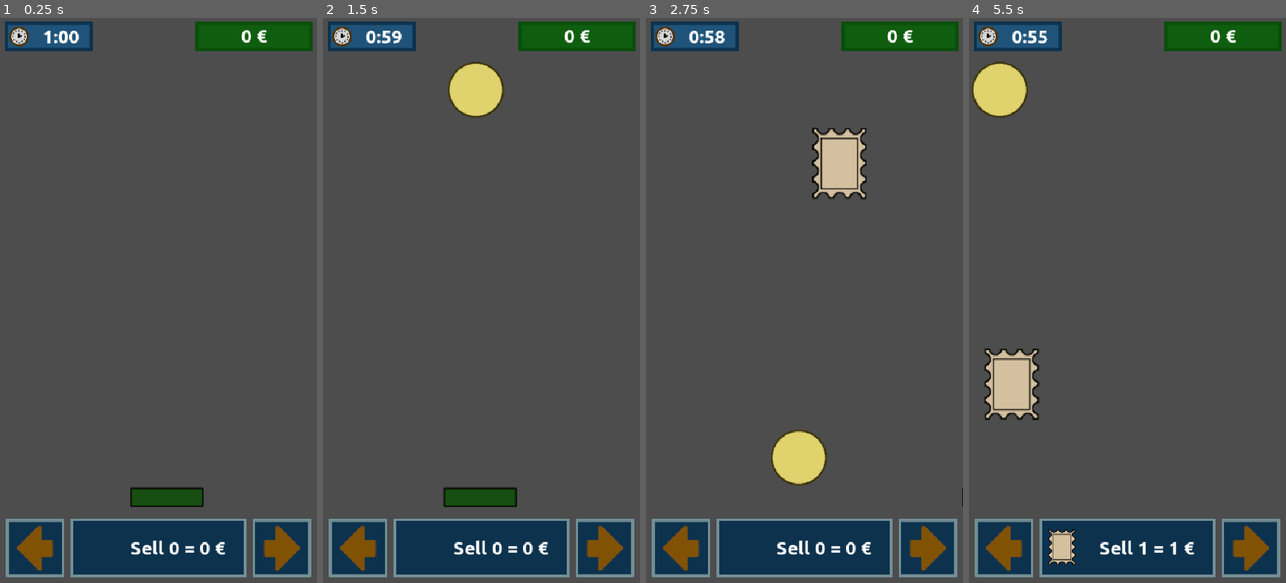
Above: before the commit, frames 1-4 (left to right).
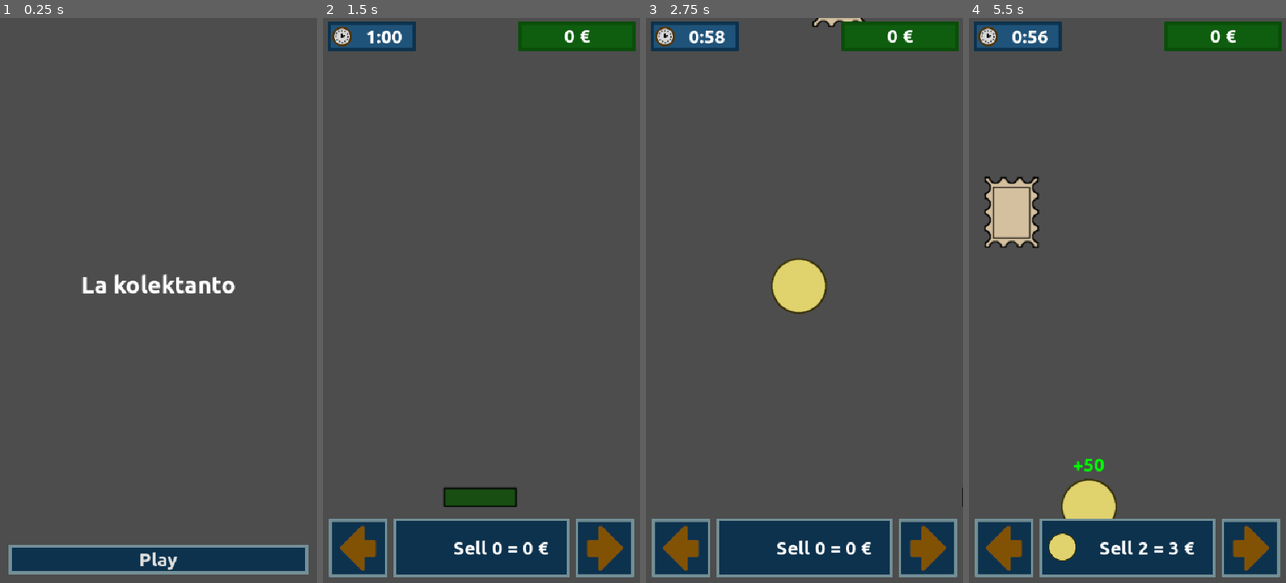
Above: after the commit, the same moments.

Repository: moisesjbc/la-kolektanto
Game: Godot game, scene res://menus/main_menu/main_menu.tscn
The game is run twice, just before and just after one commit, with the same random seed, the same clock (stepped at 60 frames per second) and the same inputs. Before the commit the project starts from res://gameplay/main/main.tscn.
Inputs (mouse positions are in pixels of both pictures, inside the frame that each line leads up to):
- Up to frame 1 (0.25 s): no input
- Up to frame 2 (1.5 s): click (481, 560) at 0.5 s, where only the run after the commit has a clickable "Play"; click (357, 549) at 1.25 s
- Up to frame 3 (2.75 s): tap Enter at 2 s; hold Right (ui_right) from 2.03 s (still down); tap R at 2.1 s
- Up to frame 4 (5.5 s): release Right (ui_right) at 2.78 s; hold Left (ui_left) 2.78-3.53 s; tap R every 0.75 s from 2.85 to 5.1 s; hold Right (ui_right) 3.53-5.03 s; hold Left (ui_left) from 5.03 s (still down)

The runs differ from the first frame. In frame 1, 12% of the frame differs, in the area x 1-99%, y 0-99%; in frame 2, 1.5%; in frame 3, 4.6%; in frame 4, 6.8%.

Commit message:
Add main menu

Diff:
--- a/godot-project/gameplay/gui/game_over/game_over.gd
+++ b/godot-project/gameplay/gui/game_over/game_over.gd
@@ -6,9 +6,16 @@
 	visible = true
 
 func restart_game() -> void:
+	unpause()
+	get_tree().reload_current_scene()
+
+func main_menu() -> void:
+	unpause()
+	get_tree().change_scene_to_file("res://menus/main_menu/main_menu.tscn")
+
+func unpause() -> void:
 	visible = false
 	get_tree().paused = false
-	get_tree().reload_current_scene()
 
 func _on_restart_game_button_pressed() -> void:
 	restart_game()
@@ -16,3 +23,6 @@
 func _input(event: InputEvent) -> void:
 	if event is InputEventKey and event.keycode == KEY_R:
 		restart_game()
+
+func _on_main_menu_button_pressed() -> void:
+	main_menu()
--- a/godot-project/gameplay/gui/game_over/game_over.tscn
+++ b/godot-project/gameplay/gui/game_over/game_over.tscn
@@ -56,4 +56,10 @@
 size_flags_vertical = 3
 text = "Restart game (R)"
 
+[node name="main_menu_button" parent="center_container/panel/margin_container/vbox_container" instance=ExtResource("3_tj21e")]
+layout_mode = 2
+size_flags_vertical = 3
+text = "Main menu"
+
 [connection signal="pressed" from="center_container/panel/margin_container/vbox_container/restart_game_button" to="." method="_on_restart_game_button_pressed"]
+[connection signal="pressed" from="center_container/panel/margin_container/vbox_container/main_menu_button" to="." method="_on_main_menu_button_pressed"]
--- /dev/null
+++ b/godot-project/menus/main_menu/main_menu.gd
@@ -0,0 +1,5 @@
+extends Control
+
+
+func _on_play_button_pressed() -> void:
+	get_tree().change_scene_to_file("res://gameplay/main/main.tscn")
--- /dev/null
+++ b/godot-project/menus/main_menu/main_menu.tscn
@@ -0,0 +1,44 @@
+[gd_scene load_steps=4 format=3 uid="uid://ck60iqe57cs3p"]
+
+[ext_resource type="Script" uid="uid://b6jirl5cnghsm" path="res://menus/main_menu/main_menu.gd" id="1_vu5tu"]
+[ext_resource type="FontFile" uid="uid://cjqm33jfi3sjh" path="res://fonts/Ubuntu-B.ttf" id="1_xbn2l"]
+[ext_resource type="PackedScene" uid="uid://empygty13skr" path="res://gui/button/button.tscn" id="2_1nwmw"]
+
+[node name="main_menu" type="Control"]
+layout_mode = 3
+anchors_preset = 15
+anchor_right = 1.0
+anchor_bottom = 1.0
+grow_horizontal = 2
+grow_vertical = 2
+script = ExtResource("1_vu5tu")
+
+[node name="margin_container" type="MarginContainer" parent="."]
+layout_mode = 1
+anchors_preset = 15
+anchor_right = 1.0
+anchor_bottom = 1.0
+grow_horizontal = 2
+grow_vertical = 2
+theme_override_constants/margin_left = 15
+theme_override_constants/margin_top = 15
+theme_override_constants/margin_right = 15
+theme_override_constants/margin_bottom = 15
+
+[node name="vbox_container" type="VBoxContainer" parent="margin_container"]
+layout_mode = 2
+
+[node name="title" type="Label" parent="margin_container/vbox_container"]
+layout_mode = 2
+size_flags_vertical = 3
+theme_override_fonts/font = ExtResource("1_xbn2l")
+theme_override_font_sizes/font_size = 40
+text = "La kolektanto"
+horizontal_alignment = 1
+vertical_alignment = 1
+
+[node name="play_button" parent="margin_container/vbox_container" instance=ExtResource("2_1nwmw")]
+layout_mode = 2
+text = "Play"
+
+[connection signal="pressed" from="margin_container/vbox_container/play_button" to="." method="_on_play_button_pressed"]
--- a/godot-project/project.godot
+++ b/godot-project/project.godot
@@ -11,7 +11,7 @@
 [application]
 
 config/name="ludum-dare-58"
-run/main_scene="uid://dfqavponjhjfh"
+run/main_scene="uid://ck60iqe57cs3p"
 config/features=PackedStringArray("4.5", "GL Compatibility")
 config/icon="uid://duyywc2vojk0a"
 
Not shown, added: godot-project/menus/main_menu/main_menu.gd.uid
